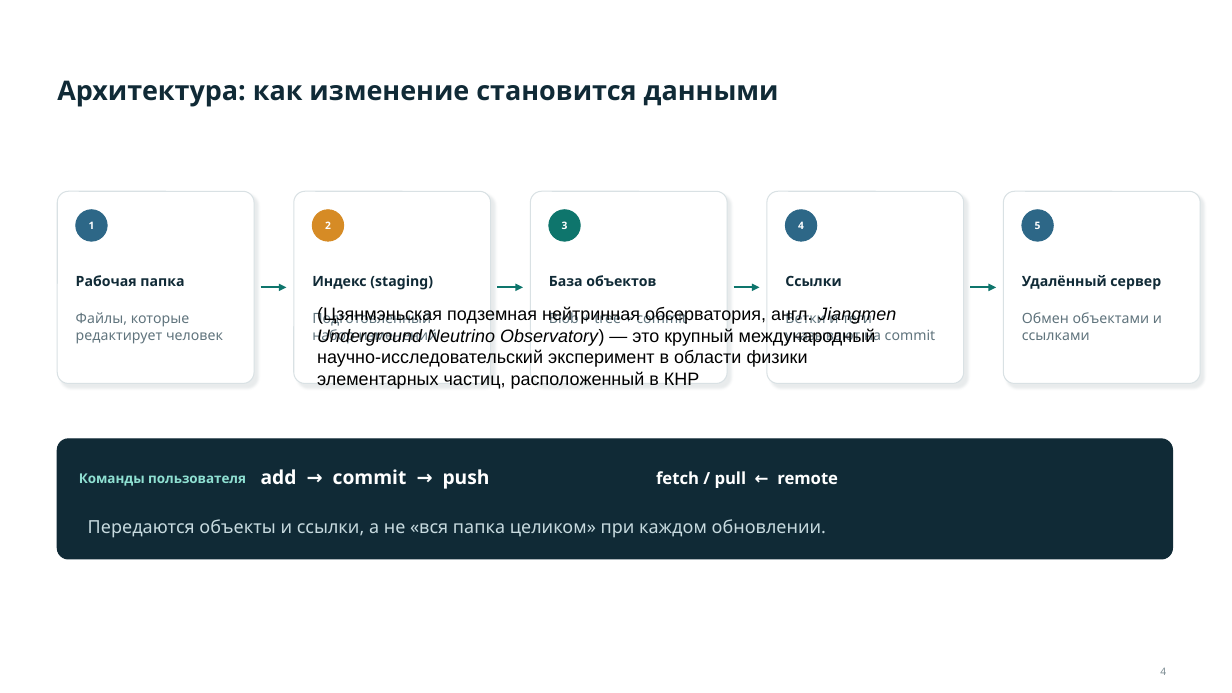
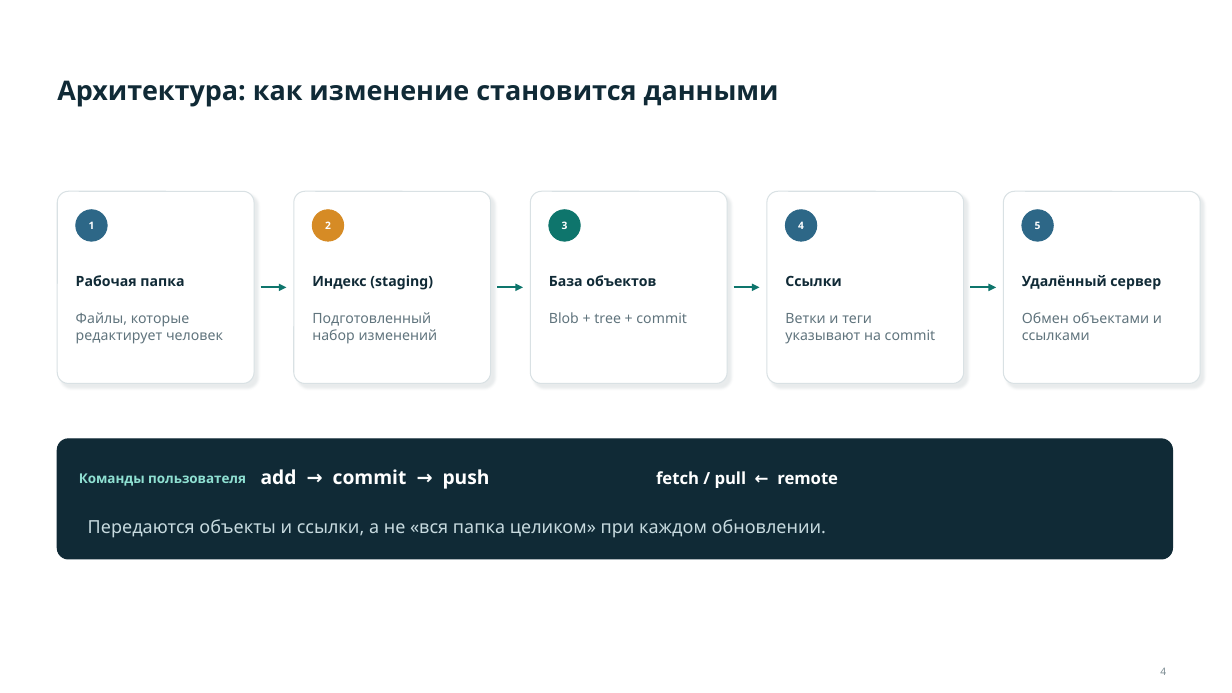
Before and after one commit to AknasMacefg/ITiABD, a slide deck: slide 4 of Курс 4/ЭД/ИД23-1_Маслов_АН_ЭД_Архитектура_Git_экология_данных .pptx. Drawn at 1232x693 pixels with LibreOffice and Linux fonts; fonts in the diff are those of the drawing. Boxes give left, top, right and bottom in pixels: in the first picture for what was removed or moved away, otherwise in the second. Text is boxed around its words. In the diff, an @@ line names an element or a change of style, - is before the commit and + after.

```diff
--- a/Курс 4/ЭД/ИД23-1_Маслов_АН_ЭД_Архитектура_Git_экология_данных .pptx
+++ b/Курс 4/ЭД/ИД23-1_Маслов_АН_ЭД_Архитектура_Git_экология_данных .pptx
@@ text removed at box(317, 307, 896, 389) @@
-(Цзянмэньская подземная нейтринная обсерватория, англ. Jiangmen Underground Neutrino Observatory) — это крупный международный научно-исследовательский эксперимент в области физики элементарных частиц, расположенный в КНР
```
Also in this commit, not shown: 6 other files.
